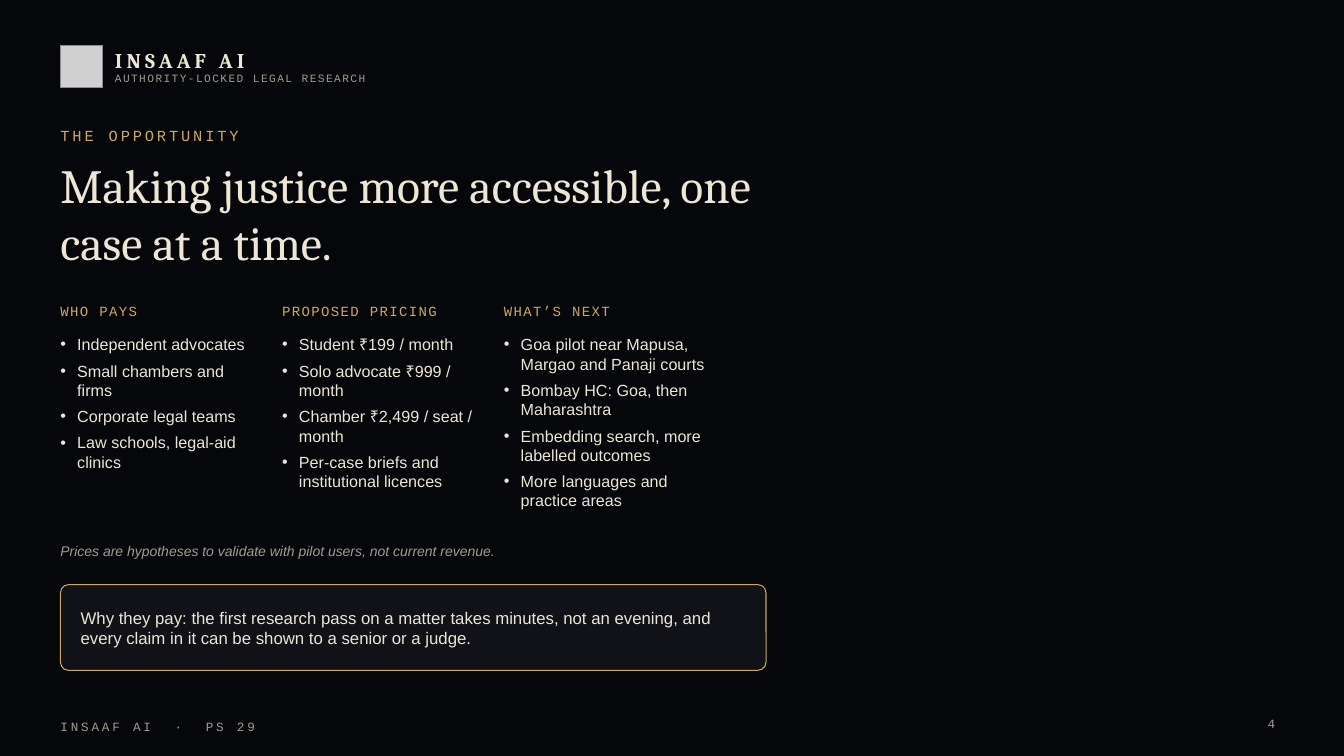
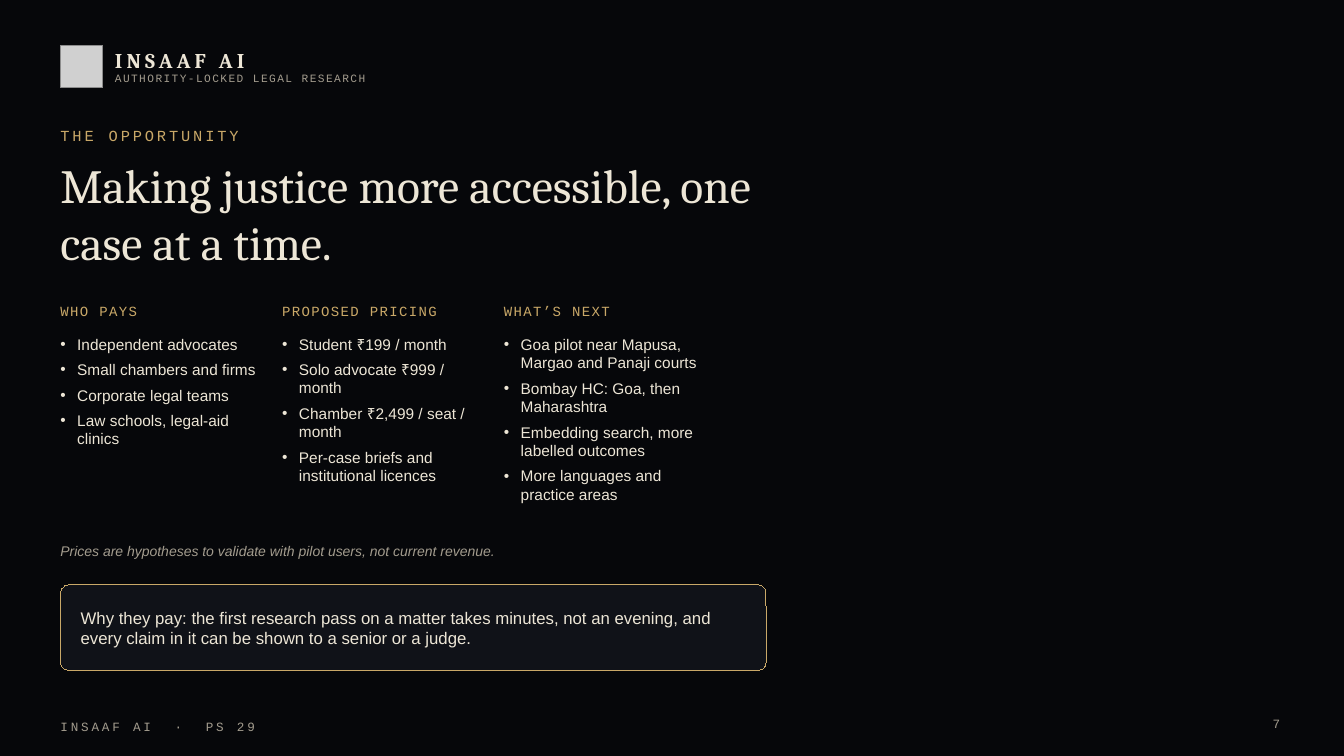
Before and after one commit to Labreo/insaaf-ai, a slide deck: slide 7 of pitch/Insaaf_AI_PS29_Pitch_static.pptx (slide 4 before the commit). Drawn at 1344x756 pixels with LibreOffice and Linux fonts; fonts in the diff are those of the drawing; grey boxes stand for pictures; background and template pictures are left out. Boxes give left, top, right and bottom in pixels: in the first picture for what was removed or moved away, otherwise in the second. Text is boxed around its words. In the diff, an @@ line names an element or a change of style, - is before the commit and + after.

```diff
--- a/pitch/Insaaf_AI_PS29_Pitch_static.pptx
+++ b/pitch/Insaaf_AI_PS29_Pitch_static.pptx
@@ size 11.5 to 11 pt in 3 elements at box(521, 339, 696, 503), box(299, 339, 456, 481), box(77, 339, 255, 444) @@
@@ page number removed at box(1268, 719, 1276, 728) @@
-4
@@ page number added at box(1273, 719, 1281, 728), 9 pt, text #A39C8E @@
+7
```
Also in this commit, not shown: 7 other slides changed, 1 slide removed, 1 other file.
